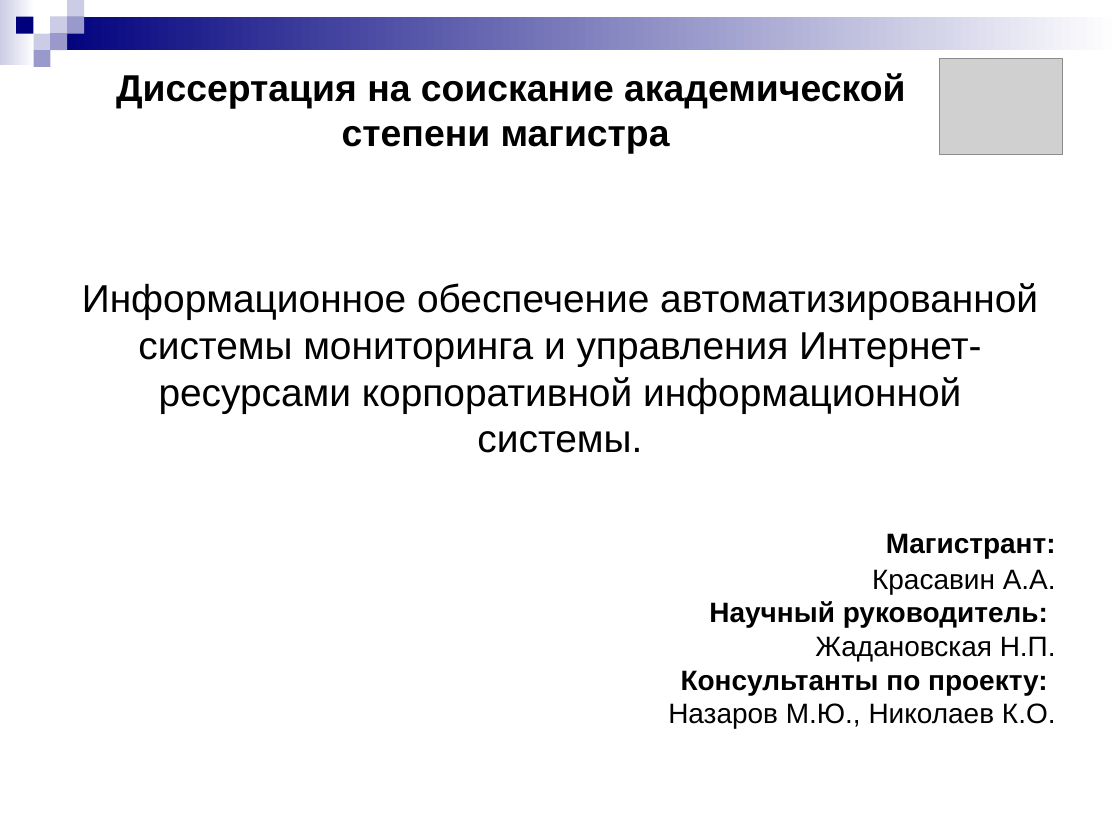
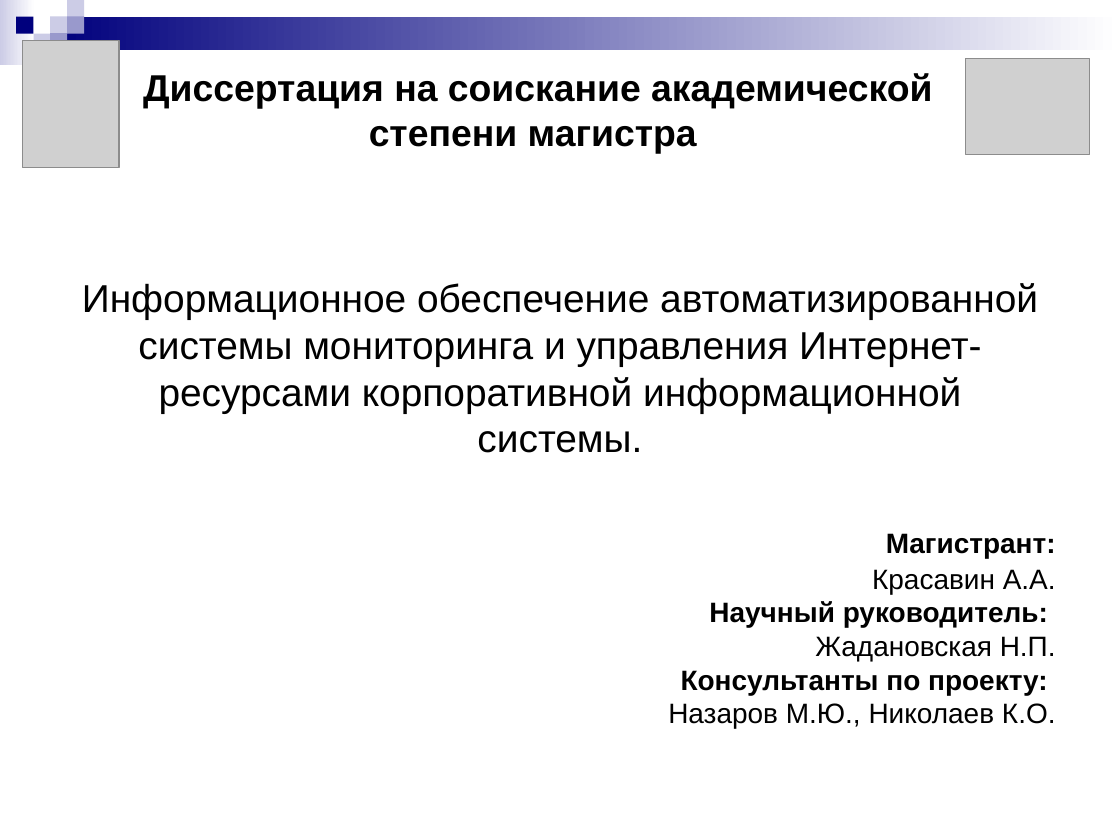
Before and after one commit to aricent123/cadbis, a slide deck: slide 1 of CADBiS_docs/DRypa/presentation.ppt. Drawn at 1120x840 pixels with LibreOffice and Linux fonts; fonts in the diff are those of the drawing; grey boxes stand for pictures. Boxes give left, top, right and bottom in pixels: in the first picture for what was removed or moved away, otherwise in the second. Text is boxed around its words. In the diff, an @@ line names an element or a change of style, - is before the commit and + after.

```diff
--- a/CADBiS_docs/DRypa/presentation.ppt
+++ b/CADBiS_docs/DRypa/presentation.ppt
@@ picture added at (22,40,119,167) @@
@@ rectangle removed at (34,50,50,67) @@
@@ text "Диссертация на соискание академической степени ...": place and size @@
-text "Диссертация на соискание академической степени ..." at (116,73,905,153)
+text "Диссертация на соискание академической степени ..." at (143,73,932,153)
@@ picture: place and size @@
-picture at (940,58,1063,155)
+picture at (965,58,1089,155)
```
Also in this commit, not shown: 8 other slides changed.
